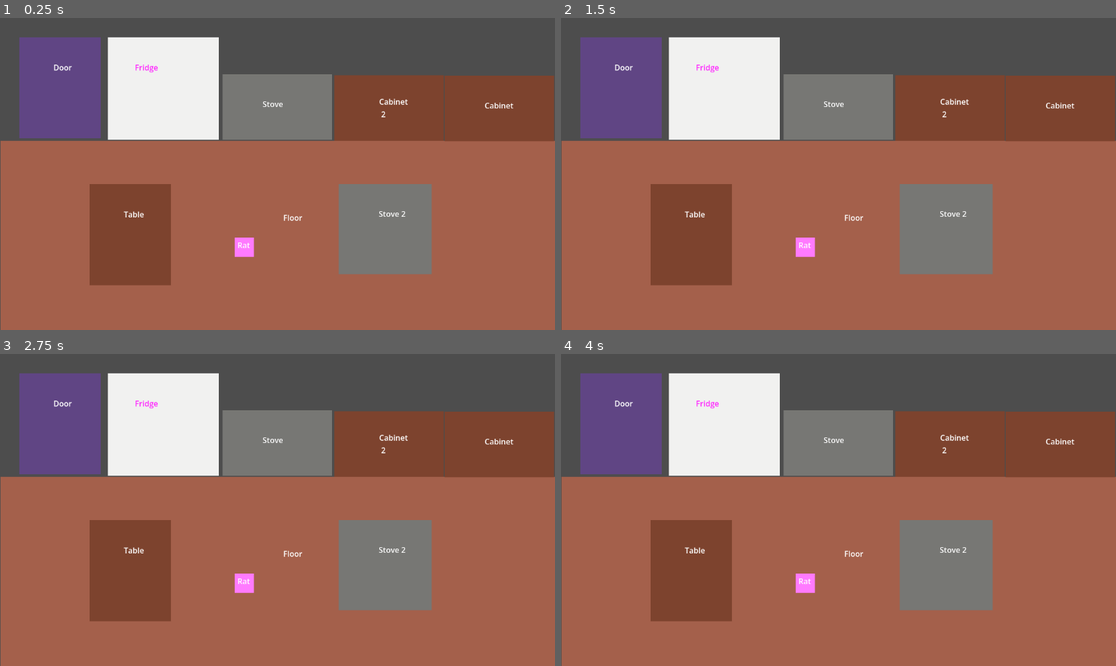
Above: before the commit, frames 1-4 (two rows, left to right).
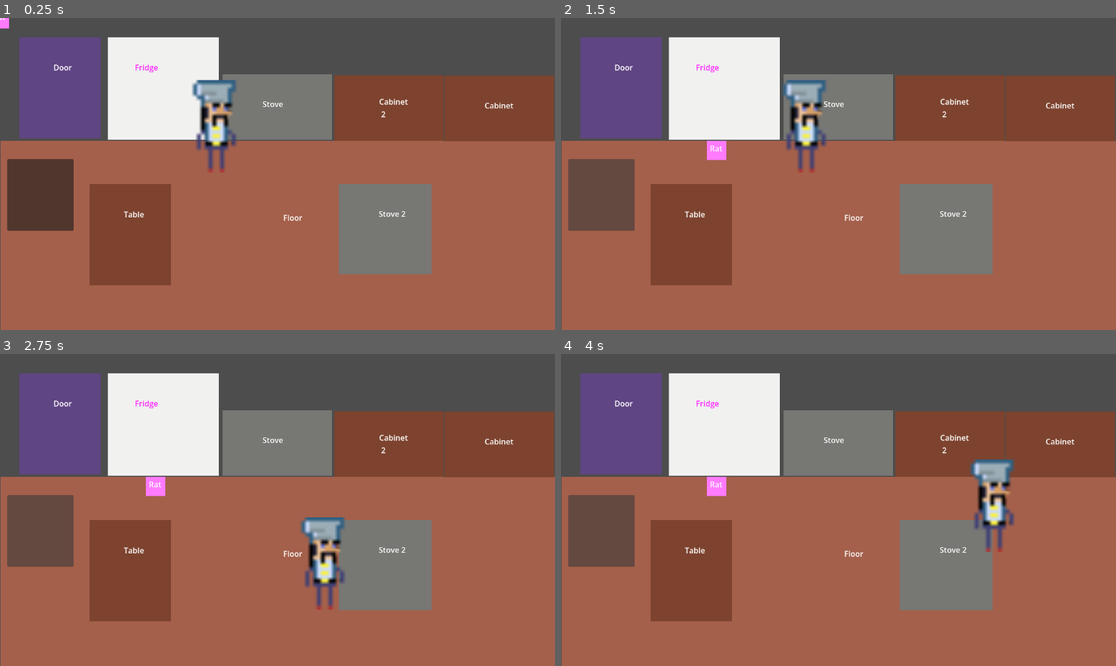
Above: after the commit, the same moments.

Repository: thorkellmani/ratbar
Game: Godot game, scene res://main.tscn
Same seed, same stepped clock (60 frames per second), same inputs: the game is played once before the commit and once after it.
Inputs (mouse positions are in pixels of both pictures, inside the frame that each line leads up to):
- Up to frame 1 (0.25 s): no input
- Up to frame 2 (1.5 s): click (599, 195) at 0.52 s; tap Enter at 1.25 s; hold D (move_right) from 1.28 s (still down)
- Up to frame 3 (2.75 s): release D (move_right) at 2.03 s; hold S (move_down) from 2.03 s (still down)
- Up to frame 4 (4 s): release S (move_down) at 2.78 s; hold D (move_right) 2.78-3.53 s; hold W (move_up) from 3.53 s (still down)

The runs differ from the first frame. In frame 1, 4.6% of the frame differs, in the area x 0-46%, y 0-77%; in frame 2, 4.7%; in frame 3, 4.7%, in the area x 1-63%, y 39-82%; in frame 4, 4.7%.
Error before the commit: Parse Error: Preload file "res://rat.tscn" does not exist. (res://managers/rat_manager.gd:3)

Commit message:
chore: fix navigation

Diff:
--- a/entities/rat/rat.tscn
+++ b/entities/rat/rat.tscn
@@ -24,5 +24,4 @@
 text = "Rat"
 
 [node name="CollisionShape2D" type="CollisionShape2D" parent="."]
-visible = false
 shape = SubResource("CapsuleShape2D_io2wn")
--- a/main.gd
+++ b/main.gd
@@ -5,4 +5,4 @@
 
 # Called every frame. 'delta' is the elapsed time since the previous frame.
 func _process(_delta: float) -> void:
-	$JobManager.assign_job(1, Constants.JOB.DISHWASHER)
+	pass
--- a/main.tscn
+++ b/main.tscn
@@ -1,9 +1,8 @@
-[gd_scene load_steps=7 format=3 uid="uid://dxpm20igoillm"]
+[gd_scene load_steps=6 format=3 uid="uid://dxpm20igoillm"]
 
 [ext_resource type="PackedScene" uid="uid://bgh42503avk7q" path="res://kitchen.tscn" id="1_0xm2m"]
 [ext_resource type="Script" uid="uid://dn2bwf5drxhim" path="res://main.gd" id="1_lquwl"]
 [ext_resource type="PackedScene" uid="uid://t3erssb1muvm" path="res://entities/chef/chef.tscn" id="2_h2yge"]
-[ext_resource type="PackedScene" uid="uid://bs14oh3b3pb0j" path="res://entities/rat/rat.tscn" id="3_h2yge"]
 [ext_resource type="Script" uid="uid://bedegktgbds81" path="res://managers/job_manager.gd" id="4_1bvp3"]
 [ext_resource type="Script" uid="uid://cogu2jhsalh42" path="res://managers/rat_manager.gd" id="6_7mycd"]
 
@@ -11,7 +10,6 @@
 script = ExtResource("1_lquwl")
 
 [node name="Chef" parent="." instance=ExtResource("2_h2yge")]
-visible = false
 position = Vector2(449, 225)
 
 [node name="Kitchen" parent="." instance=ExtResource("1_0xm2m")]
@@ -38,7 +36,11 @@
 [node name="RatManager" type="Node" parent="."]
 script = ExtResource("6_7mycd")
 
-[node name="Rat1" parent="RatManager" instance=ExtResource("3_h2yge")]
-position = Vector2(508, 474)
+[node name="AssignJobButton" type="Button" parent="."]
+offset_left = 15.0
+offset_top = 293.0
+offset_right = 153.0
+offset_bottom = 442.0
 
 [connection signal="navigate_to_job" from="JobManager" to="RatManager" method="_on_job_manager_navigate_to_job"]
+[connection signal="pressed" from="AssignJobButton" to="JobManager" method="_on_assign_job_button_pressed"]
--- a/managers/job_manager.gd
+++ b/managers/job_manager.gd
@@ -22,13 +22,20 @@
 	_assigned_jobs[ratId] = Constants.JOB.UNASSIGNED
 
 func assign_job(ratId: int, job: Constants.JOB) -> void:
+	print("assign job")
 	_assigned_jobs[ratId] = job
-	var job_location = JOB_LOCATIONS[job]
+	var job_location = JOB_LOCATIONS.get(job, Vector2(0,0))
 
 	if job_location:
-		navigate_to_job.emit(ratId, JOB_LOCATIONS[job])
+		navigate_to_job.emit(ratId, job_location)
+	else:
+		print("job location not found")
 
 func clear() -> void:
 	#what happens when all jobs are unassigned?
 	var _ids = _assigned_jobs.keys()
 	_assigned_jobs = {}
+
+func _on_assign_job_button_pressed() -> void:
+	print('PRESSED')
+	assign_job(1, Constants.JOB.values().pick_random())
--- a/managers/rat_manager.gd
+++ b/managers/rat_manager.gd
@@ -1,8 +1,9 @@
 extends Node
 
-var rat_scene = preload("res://rat.tscn")
+var rat_scene = preload("res://entities/rat/rat.tscn")
 
 var next_rat_id: int = 1
+
 
 var RATS: Dictionary[int, Rat]
 
@@ -10,6 +11,7 @@
 	var rat = rat_scene.instantiate()
 	rat.id = next_rat_id
 	RATS[rat.id] = rat
+	add_child(rat)
 
 func navigate_to_job() -> void:
 	# if not at_job, go to job.
@@ -19,7 +21,7 @@
 	pass
 
 func _on_job_manager_navigate_to_job(id: int, coords: Vector2) -> void:
+	print("navigation to job")
 	# create navigation manager in MAIN
 	# just teleport for now+
-	print(RATS)
 	RATS[id].global_position = coords
